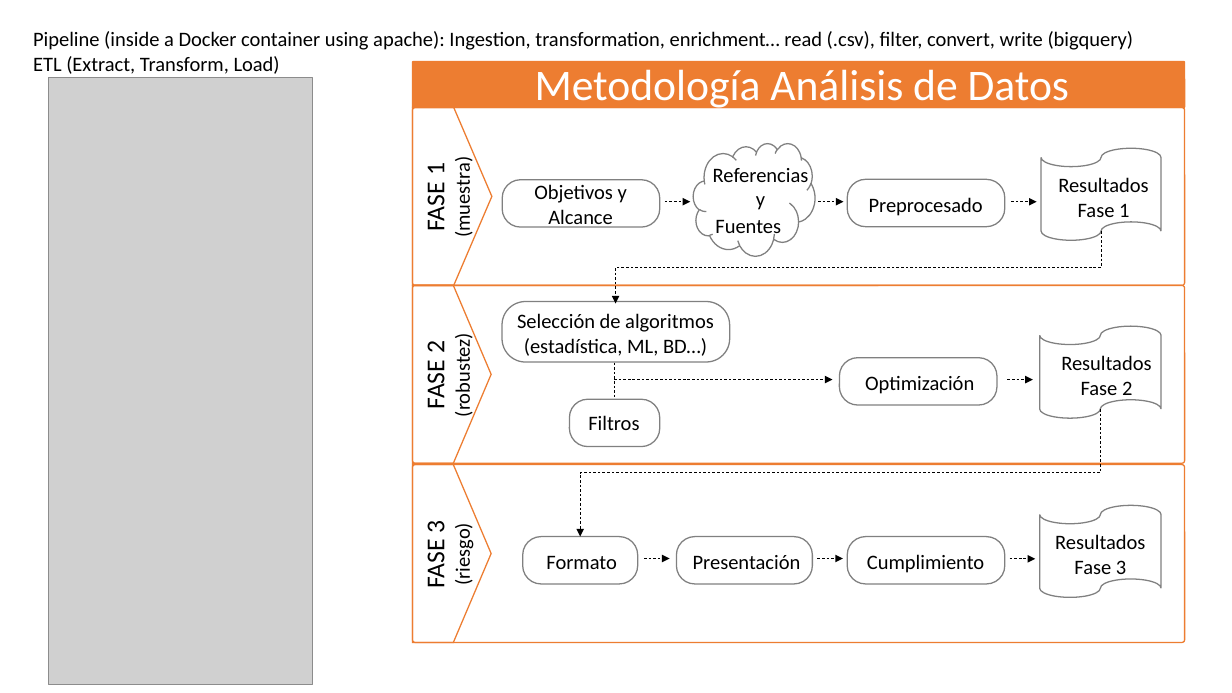
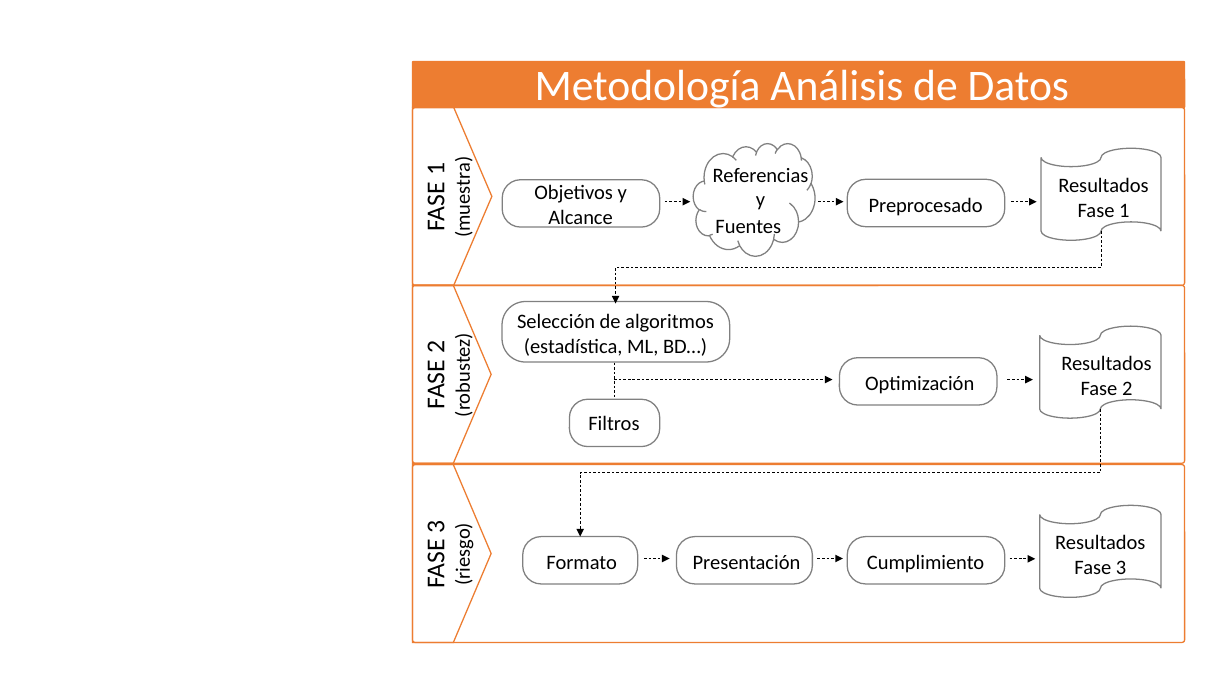
Before and after one commit to antoniojturel/cv, a slide deck: slide 5 of CV-AJTR.pptx. Drawn at 1232x693 pixels with LibreOffice and Linux fonts; fonts in the diff are those of the drawing; grey boxes stand for pictures. Boxes give left, top, right and bottom in pixels: in the first picture for what was removed or moved away, otherwise in the second. Text is boxed around its words. In the diff, an @@ line names an element or a change of style, - is before the commit and + after.

```diff
--- a/CV-AJTR.pptx
+++ b/CV-AJTR.pptx
@@ text removed at (33,31,1133,74) @@
-Pipeline (inside a Docker container using apache): Ingestion, transformation, enrichment… read (.csv), filter, convert, write (bigquery)
-ETL (Extract, Transform, Load)
@@ picture removed at (49,78,312,685) @@
```
Also in this commit, not shown: 2 other slides changed, 3 other files.
